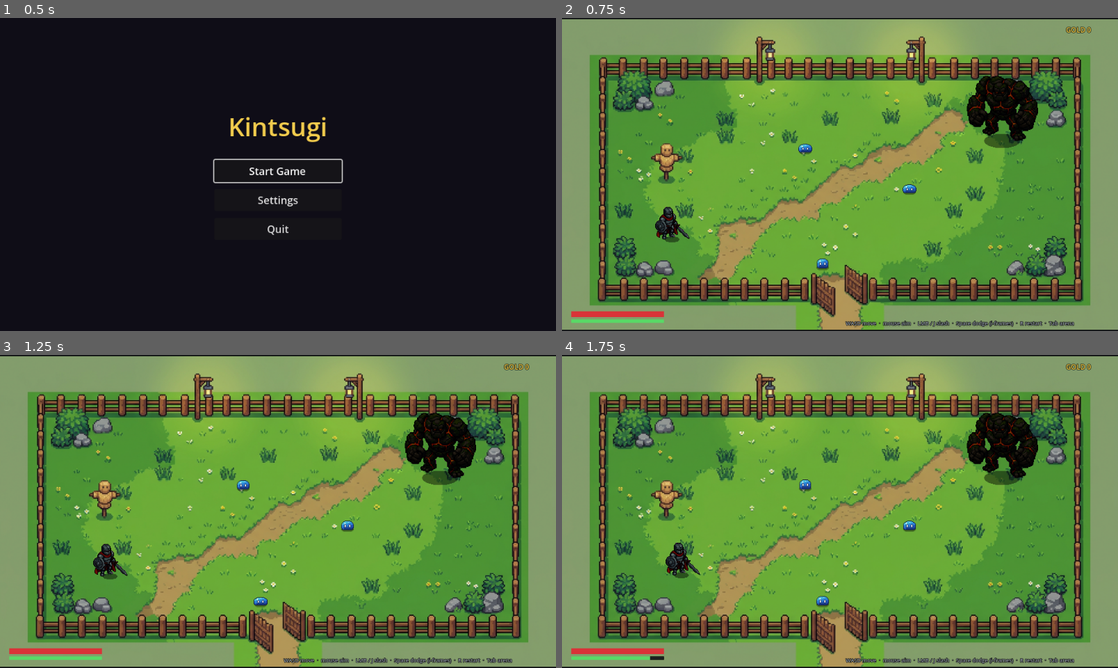
Above: before the commit, frames 1-4 (two rows, left to right).
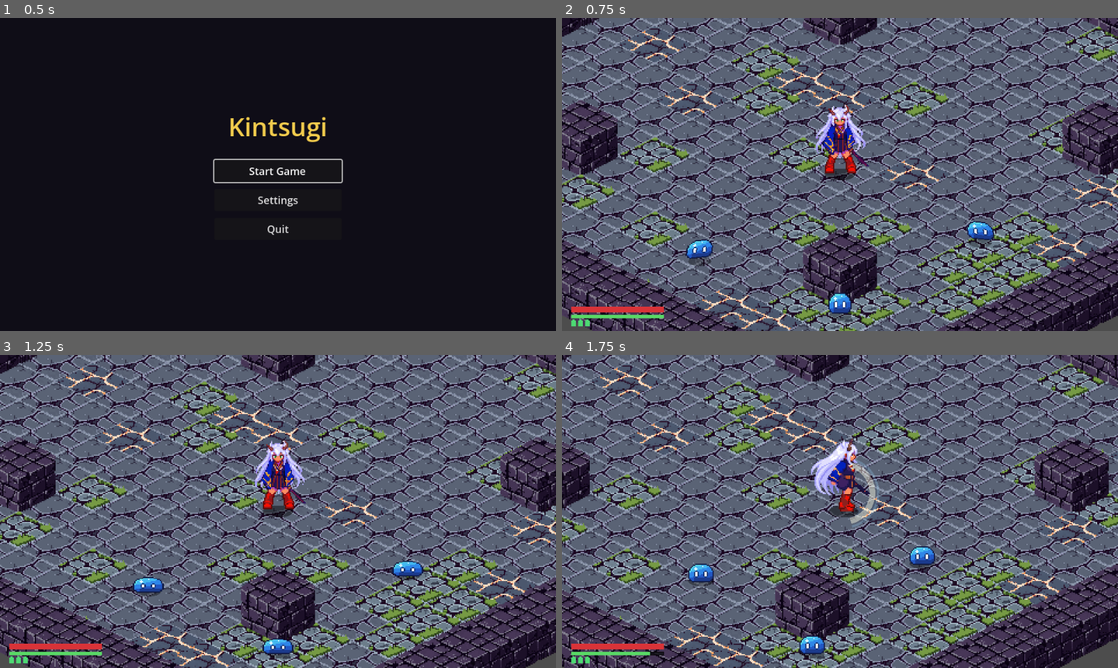
Above: after the commit, the same moments.

Repository: Firstyjps/duo-game
Game: Godot game, scene res://systems/ui/title/title_screen.tscn
Two runs of this game, one before a commit and one after it. Both use one fixed random seed, a clock stepped at 60 frames per second and the inputs below. The project has no main scene, so this scene is started directly.
Inputs (mouse positions are in pixels of both pictures, inside the frame that each line leads up to):
- Up to frame 1 (0.5 s): no input
- Up to frame 2 (0.75 s): click "Start Game" at 0.5 s
- Up to frame 3 (1.25 s): no input
- Up to frame 4 (1.75 s): tap Enter (ui_accept) at 1.25, 1.52 s; move the mouse to (962, 495) at 1.27 s; hold D (move_right) from 1.28 s (still down); tap R (heal) at 1.35 s; click (962, 495) at 1.42 s

Frame 1 is identical in both runs. In frame 2, 99% of the frame differs, in the area x 0-100%, y 0-100%; in frame 3, 99%; in frame 4, 99%.

Commit message:
[ui] GameRun: ฉากเล่นจริงรวม ด่าน + Player + กล้อง + HUD + pause (+ เสียง) · หน้าเริ่มเข้าฉากนี้ (#64)
Co-Authored-By: Claude Opus 5.5 <noreply@anthropic.com>

Diff:
--- a/game/systems/player/debug/iso/iso_courtyard.gd
+++ b/game/systems/player/debug/iso/iso_courtyard.gd
@@ -7,6 +7,8 @@
 const FRAMES_PATH: String = "res://systems/player/art/kintsugi_hero/kintsugi_hero_frames.tres"
 const SIZE: int = 16
 
+## false = ใช้เป็นด่านให้ GameRun (ไม่สร้างตัวละคร/กล้อง/UI ทดสอบ · มีจุดเกิดในกลุ่ม "player_spawn")
+@export var spawn_test_hero: bool = true
 @export var walk_speed: float = 70.0
 @export var run_speed: float = 125.0
 @export var roll_speed: float = 190.0
@@ -25,8 +27,10 @@
 
 func _ready() -> void:
 	var ts := _make_tileset()
+	y_sort_enabled = true
 	var floor_layer := TileMapLayer.new()
 	floor_layer.tile_set = ts
+	floor_layer.z_index = -1  # พื้นอยู่ใต้ทุกอย่างเสมอ (ไม่เข้าร่วม y-sort)
 	add_child(floor_layer)
 	var world := Node2D.new()  # กำแพง + ตัวละคร เรียงลึกด้วย y_sort
 	world.y_sort_enabled = true
@@ -48,6 +52,9 @@
 				var r: float = rng.randf()
 				var kind: int = 1 if r < 0.08 else (2 if r < 0.2 else 0)
 				floor_layer.set_cell(Vector2i(x, y), 0, Vector2i(kind, 0))
+
+	if not spawn_test_hero:
+		return  # จุดเกิดอยู่ใน courtyard_level.tscn (Marker2D กลุ่ม player_spawn)
 
 	hero = CharacterBody2D.new()
 	hero.motion_mode = CharacterBody2D.MOTION_MODE_FLOATING
--- /dev/null
+++ b/game/systems/ui/run/game_run.gd
@@ -0,0 +1,121 @@
+class_name GameRun
+extends Node2D
+## ฉากเล่นจริง (เฟส 7 · #64): ด่าน + Player + กล้อง + HUD + pause (+ เสียงถ้ามีระบบ audio)
+## ด่าน = `level_scene` · จุดเกิด = node ในกลุ่ม "player_spawn" ของด่าน (ไม่มี = origin)
+## ตาย: ถ้าด่านจัดการฟื้นเอง (มีกลุ่ม "respawn_handler" เช่น Dungeon ตาม dungeon-flow) รอ EventBus.player_respawn_requested
+##       ไม่งั้นฟื้นผู้เล่นที่จุดเกิดเองหลัง `respawn_delay`
+
+const PLAYER_SCENE: PackedScene = preload("res://systems/player/player.tscn")
+const HUD_SCENE: PackedScene = preload("res://systems/hud/hud.tscn")
+const PAUSE_SCENE: PackedScene = preload("res://systems/ui/pause/pause_menu.tscn")
+const AUDIO_SCENE_PATH: String = "res://systems/audio/audio_director.tscn"
+
+@export var level_scene: PackedScene = preload("res://systems/ui/run/levels/courtyard_level.tscn")
+@export var camera_zoom: float = 2.0
+@export var respawn_delay: float = 1.6
+
+var level: Node
+var player: Player
+var camera: GameCamera
+var hud: GameHud
+var pause_menu: Node
+var audio: Node
+var _respawn_timer: Timer
+
+
+func _ready() -> void:
+	setup()
+
+
+func _enter_tree() -> void:
+	if not EventBus.player_died.is_connected(_on_player_died):
+		EventBus.player_died.connect(_on_player_died)
+
+
+func _exit_tree() -> void:
+	if EventBus.player_died.is_connected(_on_player_died):
+		EventBus.player_died.disconnect(_on_player_died)
+
+
+## สร้างทุกชิ้น — แยกจาก _ready ให้เทสต์เรียกได้นอก tree
+func setup() -> void:
+	y_sort_enabled = true  # ผู้เล่นเรียงลึกร่วมกับกำแพง/ศัตรูของด่าน (ด่านต้องเปิด y_sort ของตัวเองด้วย)
+	level = level_scene.instantiate() if level_scene != null else Node2D.new()
+	add_child(level)
+
+	player = PLAYER_SCENE.instantiate()
+	player.position = find_spawn(level)
+	add_child(player)
+	player.setup()
+
+	camera = GameCamera.new()
+	camera.zoom = Vector2(camera_zoom, camera_zoom)
+	add_child(camera)
+	camera.setup()
+	camera.follow(player, true)
+
+	hud = HUD_SCENE.instantiate()
+	add_child(hud)
+	hud.setup()
+	hud.bind_player(player.health, player, player)
+	hud.bind_lock_source(player)
+
+	pause_menu = PAUSE_SCENE.instantiate()
+	add_child(pause_menu)
+
+	if ResourceLoader.exists(AUDIO_SCENE_PATH):
+		audio = (load(AUDIO_SCENE_PATH) as PackedScene).instantiate()
+		add_child(audio)
+
+	_respawn_timer = Timer.new()
+	_respawn_timer.one_shot = true
+	_respawn_timer.timeout.connect(_respawn_here)
+	add_child(_respawn_timer)
+
+
+## จุดเกิด: node แรกในกลุ่ม "player_spawn" ใต้ด่าน (พิกัดเทียบ GameRun ที่อยู่ origin)
+static func find_spawn(root: Node) -> Vector2:
+	for n: Node in _walk(root):
+		if n.is_in_group(&"player_spawn") and n is Node2D:
+			return (n as Node2D).position + _offset_to(root, n.get_parent())
+	return Vector2.ZERO
+
+
+static func level_handles_respawn(root: Node) -> bool:
+	for n: Node in _walk(root):
+		if n.is_in_group(&"respawn_handler"):
+			return true
+	return false
+
+
+static func _walk(root: Node) -> Array[Node]:
+	var out: Array[Node] = [root]
+	var i: int = 0
+	while i < out.size():
+		out.append_array(out[i].get_children())
+		i += 1
+	return out
+
+
+## ผลรวม position จาก root ลงมาถึง node (ใช้ได้นอก tree)
+static func _offset_to(root: Node, node: Node) -> Vector2:
+	var off := Vector2.ZERO
+	var n: Node = node
+	while n != null and n != root.get_parent():
+		if n is Node2D:
+			off += (n as Node2D).position
+		n = n.get_parent()
+	return off
+
+
+func _on_player_died() -> void:
+	if level_handles_respawn(level):
+		return
+	if _respawn_timer != null and _respawn_timer.is_inside_tree():
+		_respawn_timer.start(respawn_delay)
+
+
+func _respawn_here() -> void:
+	if player != null and is_instance_valid(player):
+		player.revive(find_spawn(level))
+		camera.snap_to_target()
--- /dev/null
+++ b/game/systems/ui/run/game_run.tscn
@@ -0,0 +1,7 @@
+[gd_scene load_steps=2 format=3]
+
+[ext_resource type="Script" path="res://systems/ui/run/game_run.gd" id="1"]
+
+[node name="GameRun" type="Node2D"]
+y_sort_enabled = true
+script = ExtResource("1")
--- /dev/null
+++ b/game/systems/ui/run/levels/courtyard_level.tscn
@@ -0,0 +1,19 @@
+[gd_scene load_steps=3 format=3]
+
+[ext_resource type="PackedScene" path="res://systems/player/debug/iso/iso_courtyard.tscn" id="1"]
+[ext_resource type="PackedScene" path="res://systems/enemy/slime/slime.tscn" id="2"]
+
+[node name="CourtyardLevel" instance=ExtResource("1")]
+spawn_test_hero = false
+
+[node name="PlayerSpawn" type="Marker2D" parent="." groups=["player_spawn"]]
+position = Vector2(32, 272)
+
+[node name="Slime1" parent="." instance=ExtResource("2")]
+position = Vector2(-96, 352)
+
+[node name="Slime2" parent="." instance=ExtResource("2")]
+position = Vector2(160, 336)
+
+[node name="Slime3" parent="." instance=ExtResource("2")]
+position = Vector2(32, 400)
--- a/game/systems/ui/title/title_screen.gd
+++ b/game/systems/ui/title/title_screen.gd
@@ -3,7 +3,7 @@
 ## หน้าจอเริ่มเกม (Title Screen): ชื่อเกม "Kintsugi", ปุ่มเริ่มเกม, ตั้งค่า, ออก
 ## ออกแบบสำหรับความละเอียด 960x540 integer scale
 
-@export_file("*.tscn") var start_scene: String = "res://mockup/mockup.tscn"
+@export_file("*.tscn") var start_scene: String = "res://systems/ui/run/game_run.tscn"
 @export var settings_config_path: String = SettingsConfig.CONFIG_PATH
 @export var input_config_path: String = InputConfig.CONFIG_PATH
 @export var config_path: String = ""
--- /dev/null
+++ b/game/tests/test_ui_game_run.gd
@@ -0,0 +1,58 @@
+extends RefCounted
+## ฉากรวม GameRun — game/systems/ui/run/ · Issue #64
+
+
+func _make() -> GameRun:
+	var run: GameRun = (load("res://systems/ui/run/game_run.tscn") as PackedScene).instantiate()
+	run.setup()
+	return run
+
+
+func test_builds_all_parts_and_spawns_at_marker() -> bool:
+	var run: GameRun = _make()
+	var expected: Vector2 = GameRun.find_spawn(run.level)
+	var ok: bool = run.player != null and run.camera != null and run.hud != null and run.pause_menu != null \
+		and run.camera.target == run.player and expected != Vector2.ZERO \
+		and run.player.position == expected
+	run.free()
+	return ok
+
+
+func test_find_spawn_sums_parent_offsets() -> bool:
+	var root := Node2D.new()
+	var mid := Node2D.new()
+	mid.position = Vector2(100, 50)
+	root.add_child(mid)
+	var m := Marker2D.new()
+	m.position = Vector2(10, 5)
+	m.add_to_group(&"player_spawn")
+	mid.add_child(m)
+	var ok: bool = GameRun.find_spawn(root) == Vector2(110, 55) and GameRun.find_spawn(Node2D.new()) == Vector2.ZERO
+	root.free()
+	return ok
+
+
+func test_respawn_handler_detection() -> bool:
+	var root := Node2D.new()
+	var no_handler: bool = not GameRun.level_handles_respawn(root)
+	var d := Node.new()
+	d.add_to_group(&"respawn_handler")
+	root.add_child(d)
+	var ok: bool = no_handler and GameRun.level_handles_respawn(root)
+	root.free()
+	return ok
+
+
+## ด่านไม่มี respawn_handler → GameRun ฟื้นผู้เล่นที่จุดเกิดเอง
+func test_self_respawn_revives_at_spawn() -> bool:
+	var run: GameRun = _make()
+	var hit := DamageInfo.new()
+	hit.team = Combat.Team.ENEMY
+	hit.amount = 999
+	run.player.position = Vector2(5, 5)
+	run.player.hurtbox.receive(hit)
+	var dead: bool = run.player.is_dead()
+	run._respawn_here()
+	var ok: bool = dead and not run.player.is_dead() and run.player.global_position == GameRun.find_spawn(run.level)
+	run.free()
+	return ok
--- a/game/tests/test_ui_settings.gd
+++ b/game/tests/test_ui_settings.gd
@@ -268,7 +268,7 @@
 		and title.btn_quit != null \
 		and title.lbl_title != null \
 		and title.settings_menu != null \
-		and title.start_scene == "res://mockup/mockup.tscn" \
+		and title.start_scene == "res://systems/ui/run/game_run.tscn" \
 		and title.lbl_title.text == "Kintsugi" \
 		and not title.btn_play.focus_neighbor_bottom.is_empty() \
 		and not title.btn_settings.focus_neighbor_bottom.is_empty()
Not shown, added: game/systems/ui/run/game_run.gd.uid
Not shown, added: game/tests/test_ui_game_run.gd.uid
Not shown, changed: game/systems/ui/CLAUDE.md
